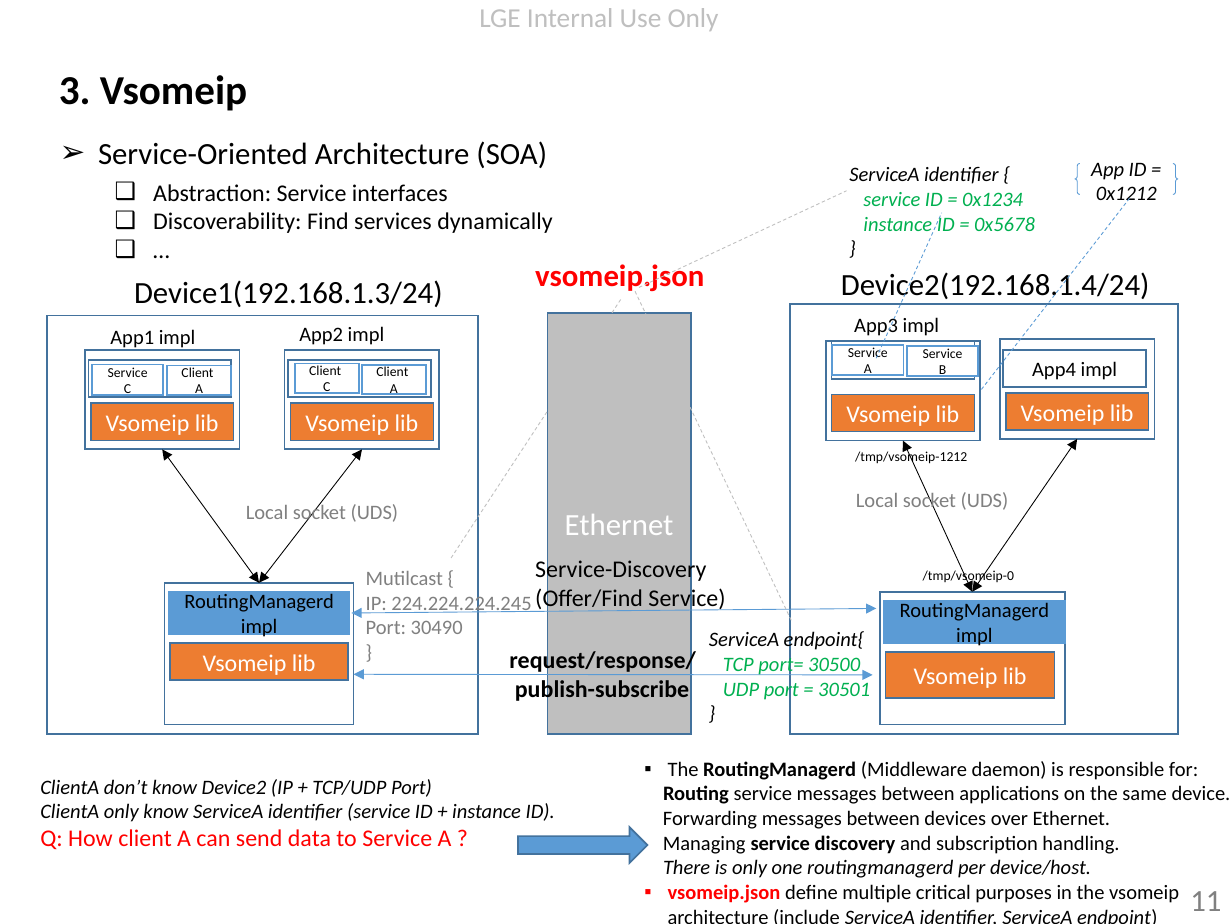
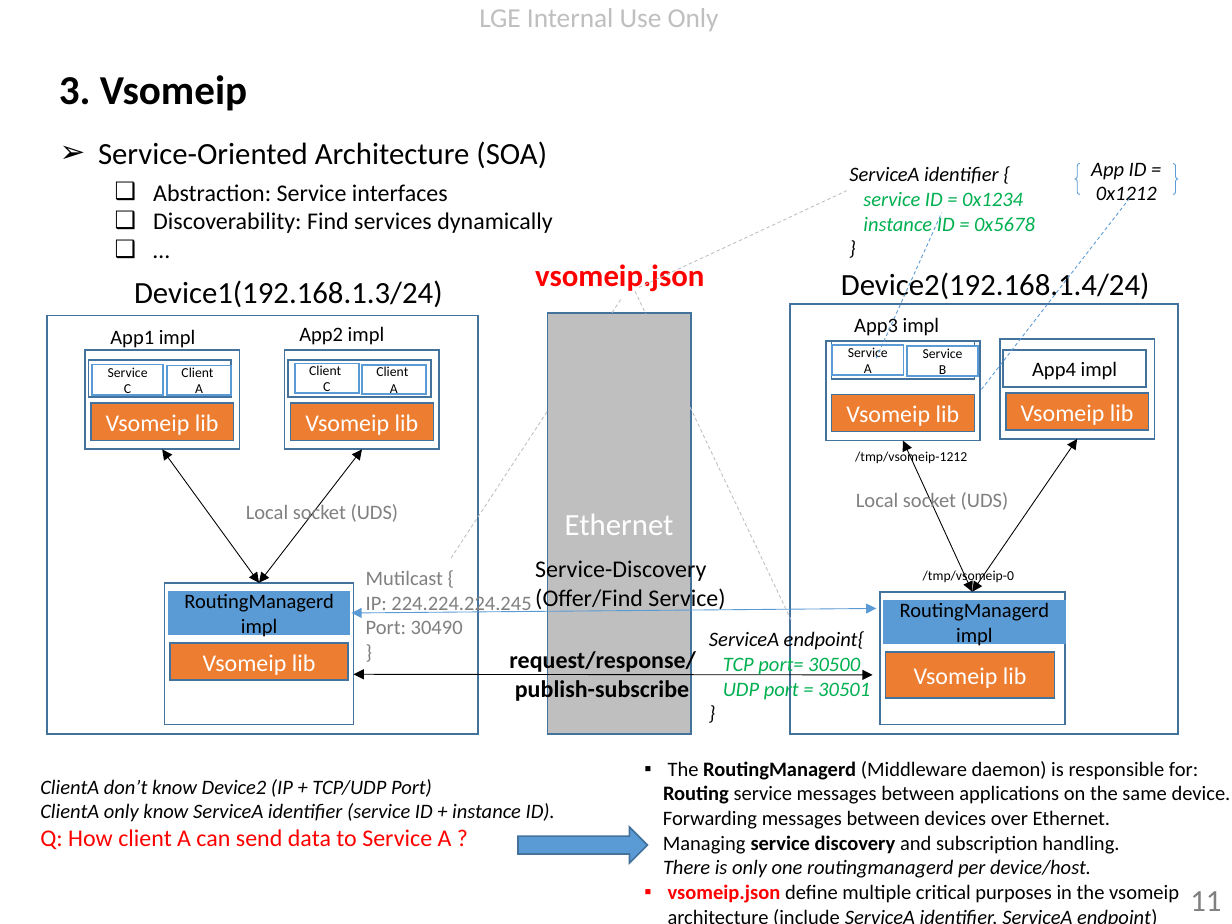
Before and after one commit to minhthedt/vsomeip-example, a slide deck: slide 11 of doc/Vsomeip knowledge.pptx. Drawn at 1232x924 pixels with LibreOffice and Linux fonts; fonts in the diff are those of the drawing; background and template pictures are left out. Boxes give left, top, right and bottom in pixels: in the first picture for what was removed or moved away, otherwise in the second. Text is boxed around its words. In the diff, an @@ line names an element or a change of style, - is before the commit and + after.

```diff
--- a/doc/Vsomeip knowledge.pptx
+++ b/doc/Vsomeip knowledge.pptx
@@ double arrow (354, 674) - (872, 675): stroke #5B9BD5 0.5 pt to #000000 0.5 pt @@
```
Also in this commit, not shown: 4 other slides changed, 6 slides added, 12 other files.
